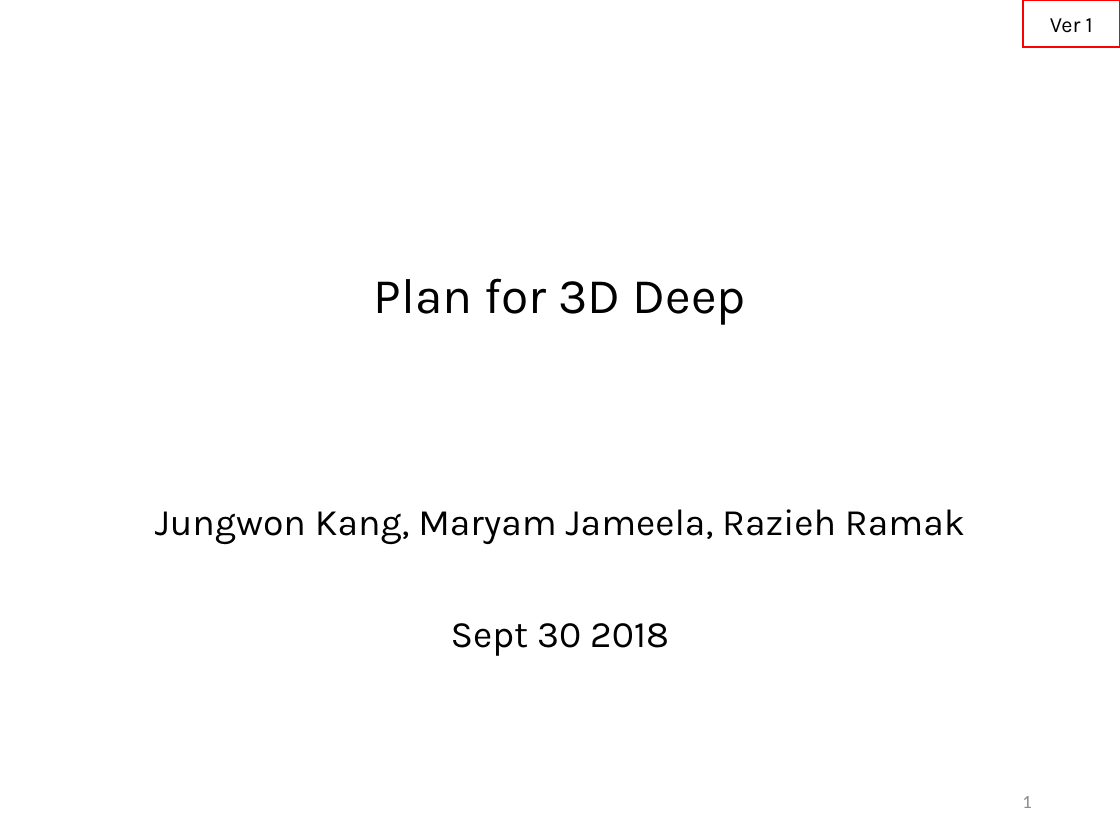
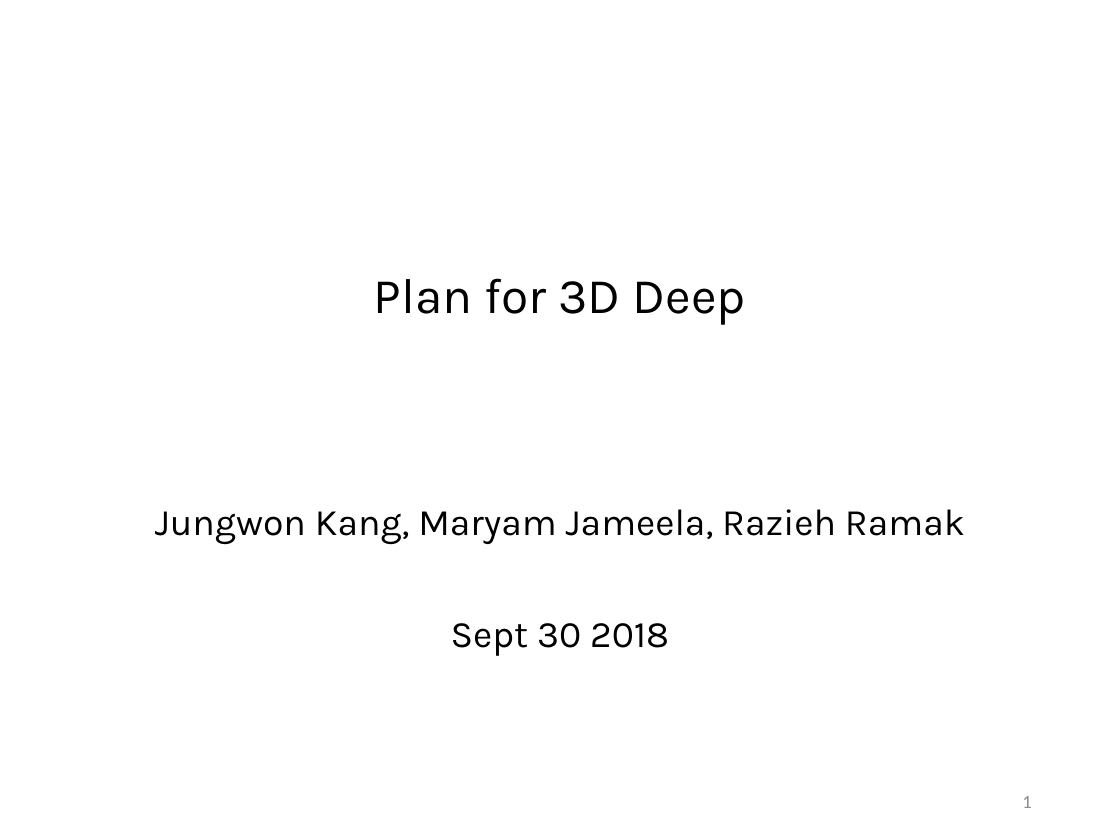
Before and after one commit to yorku-ausml/deep3d, a slide deck: slide 1 of doc/progress_3d_deep_20181011.pptx. Drawn at 1120x840 pixels with LibreOffice and Linux fonts; fonts in the diff are those of the drawing. Boxes give left, top, right and bottom in pixels: in the first picture for what was removed or moved away, otherwise in the second. Text is boxed around its words. In the diff, an @@ line names an element or a change of style, - is before the commit and + after.

```diff
--- a/doc/progress_3d_deep_20181011.pptx
+++ b/doc/progress_3d_deep_20181011.pptx
@@ rectangle removed at (1023,0,1120,47) @@
-Ver 1
```
Also in this commit, not shown: 1 slide added, 1 other file.
